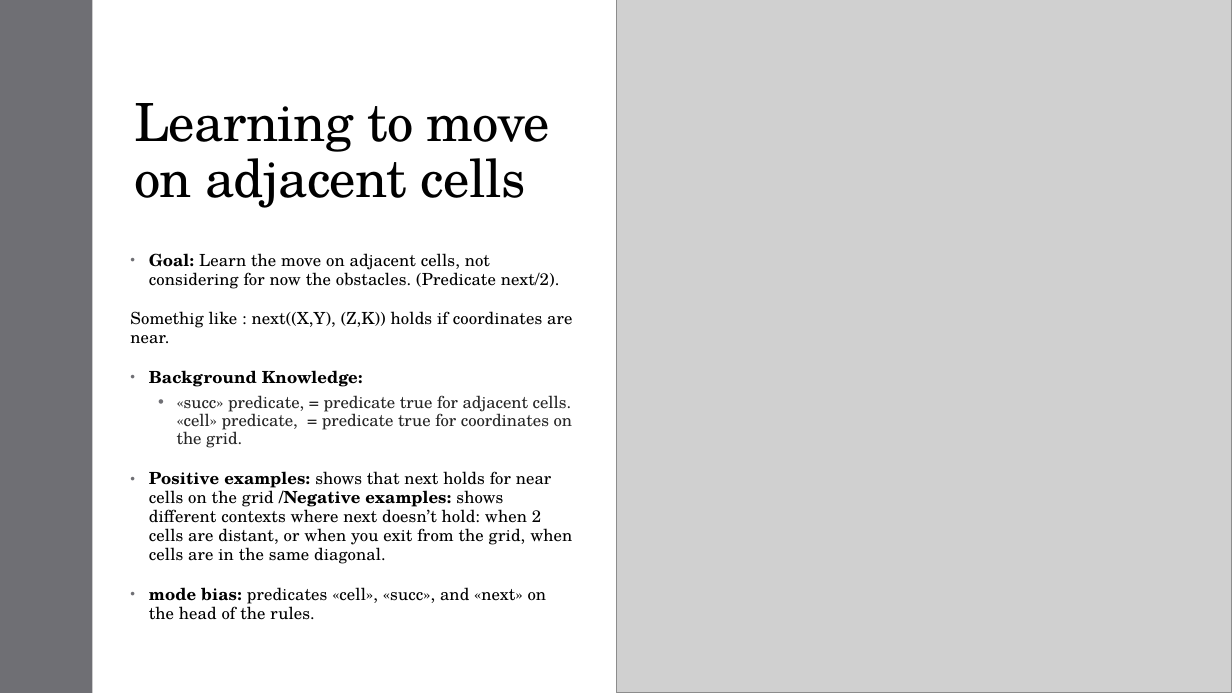
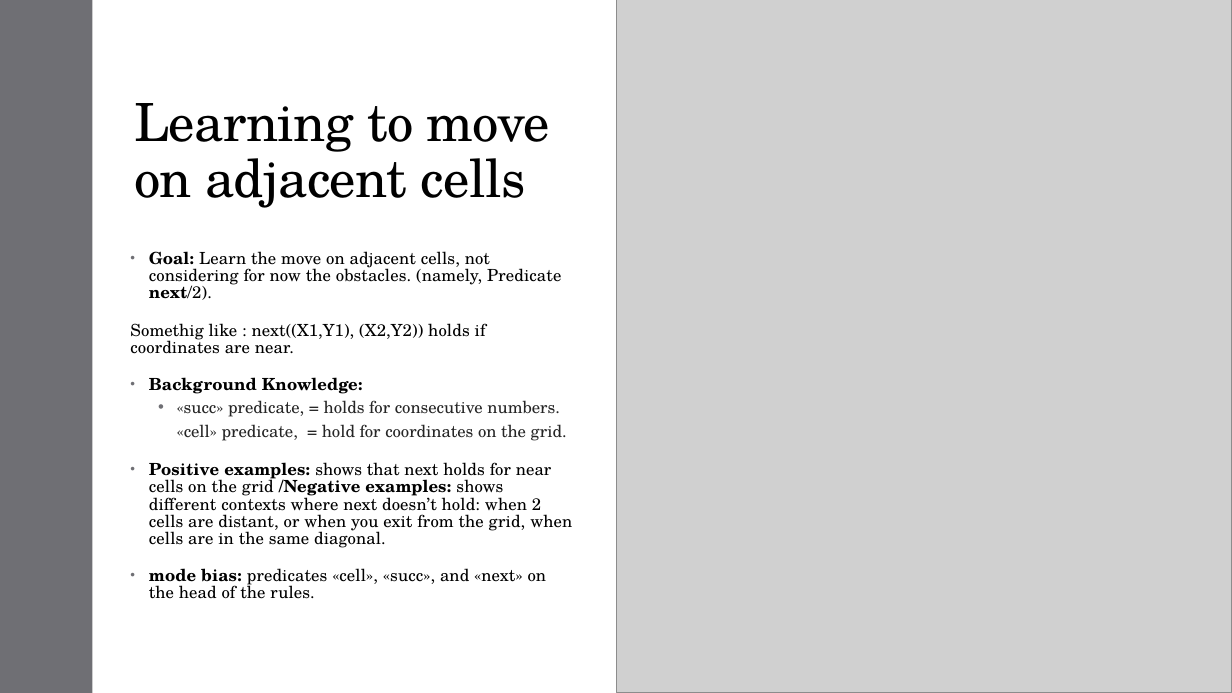
Before and after one commit to Alex-Dell1/ATAI_Maze_Project, a slide deck: slide 6 of ATAI_Presentation ILASP.pptx. Drawn at 1232x693 pixels with LibreOffice and Linux fonts; fonts in the diff are those of the drawing; grey boxes stand for pictures. Boxes give left, top, right and bottom in pixels: in the first picture for what was removed or moved away, otherwise in the second. Text is boxed around its words. In the diff, an @@ line names an element or a change of style, - is before the commit and + after.

```diff
--- a/ATAI_Presentation ILASP.pptx
+++ b/ATAI_Presentation ILASP.pptx
@@ text at bbox=[130, 251, 561, 354]: text changed @@
-• Goal: Learn the move on adjacent cells, not considering for now the obstacles. (Predicate next/2).
-Somethig like : next((X,Y), (Z,K)) holds if coordinates are near.
+• Goal: Learn the move on adjacent cells, not considering for now the obstacles. (namely, Predicate next/2).
+Somethig like : next((X1,Y1), (X2,Y2)) holds if coordinates are near.
@@ text at bbox=[149, 377, 572, 599]: line spacing 0.95 to 0.85 @@
@@ text at bbox=[177, 400, 567, 441]: text changed @@
-  • «succ» predicate, = predicate true for adjacent cells. «cell» predicate, = predicate true for coordinates on the grid.
+  • «succ» predicate, = holds for consecutive numbers.
+  «cell» predicate, = hold for coordinates on the grid.
```
Also in this commit, not shown: 2 other slides changed, 1 other file.
